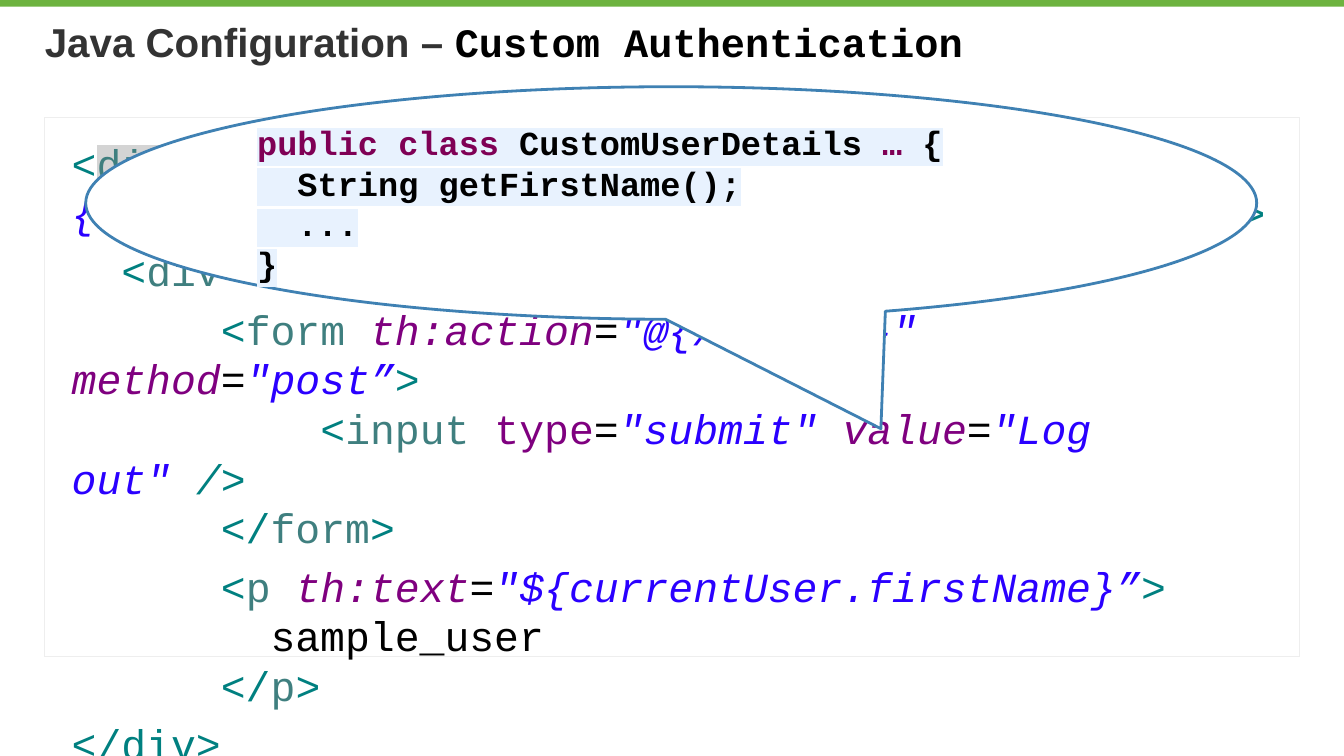
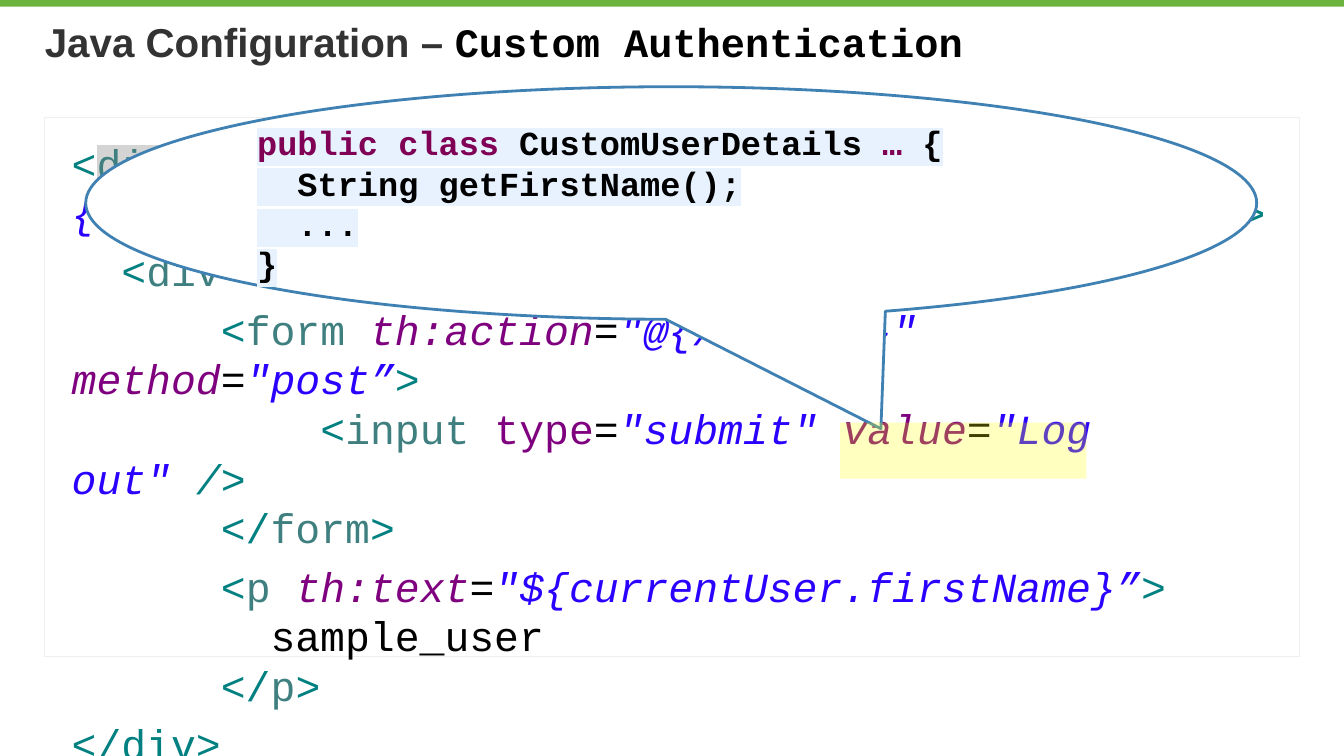
Before and after one commit to rwinch/spring-security-0-to-4.0, a slide deck: slide 38 of spring-security-0-to-4.0.pptx (slide 35 before the commit). Drawn at 1344x756 pixels with LibreOffice and Linux fonts; fonts in the diff are those of the drawing; background and template pictures are left out. Boxes give left, top, right and bottom in pixels: in the first picture for what was removed or moved away, otherwise in the second. Text is boxed around its words. In the diff, an @@ line names an element or a change of style, - is before the commit and + after.

```diff
--- a/spring-security-0-to-4.0.pptx
+++ b/spring-security-0-to-4.0.pptx
@@ rectangle added at [840, 423, 1086, 480], fill #FFFF00 at 25% opacity @@
```
Also in this commit, not shown: 7 other slides changed, 5 slides added, 3 other files.
